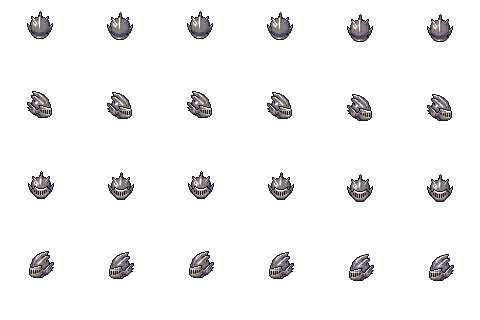
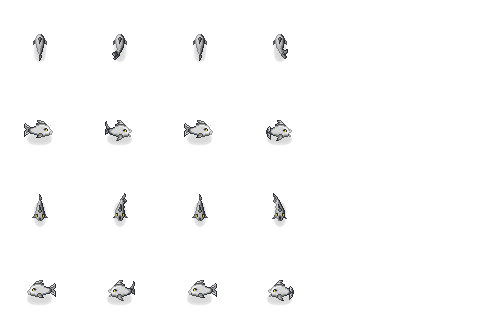
Two versions of the same layered image (480 x 320). Layer-by-layer changes:
hid "horned" over left=27, top=11, right=454, bottom=281
hid "armet" over left=29, top=15, right=452, bottom=281
showed group "nasties" (10 layers) over left=24, top=18, right=294, bottom=306
added layer "fish-shadow" in group "nasties" over left=26, top=36, right=293, bottom=306
added layer "fish" in group "nasties" over left=24, top=34, right=294, bottom=301
